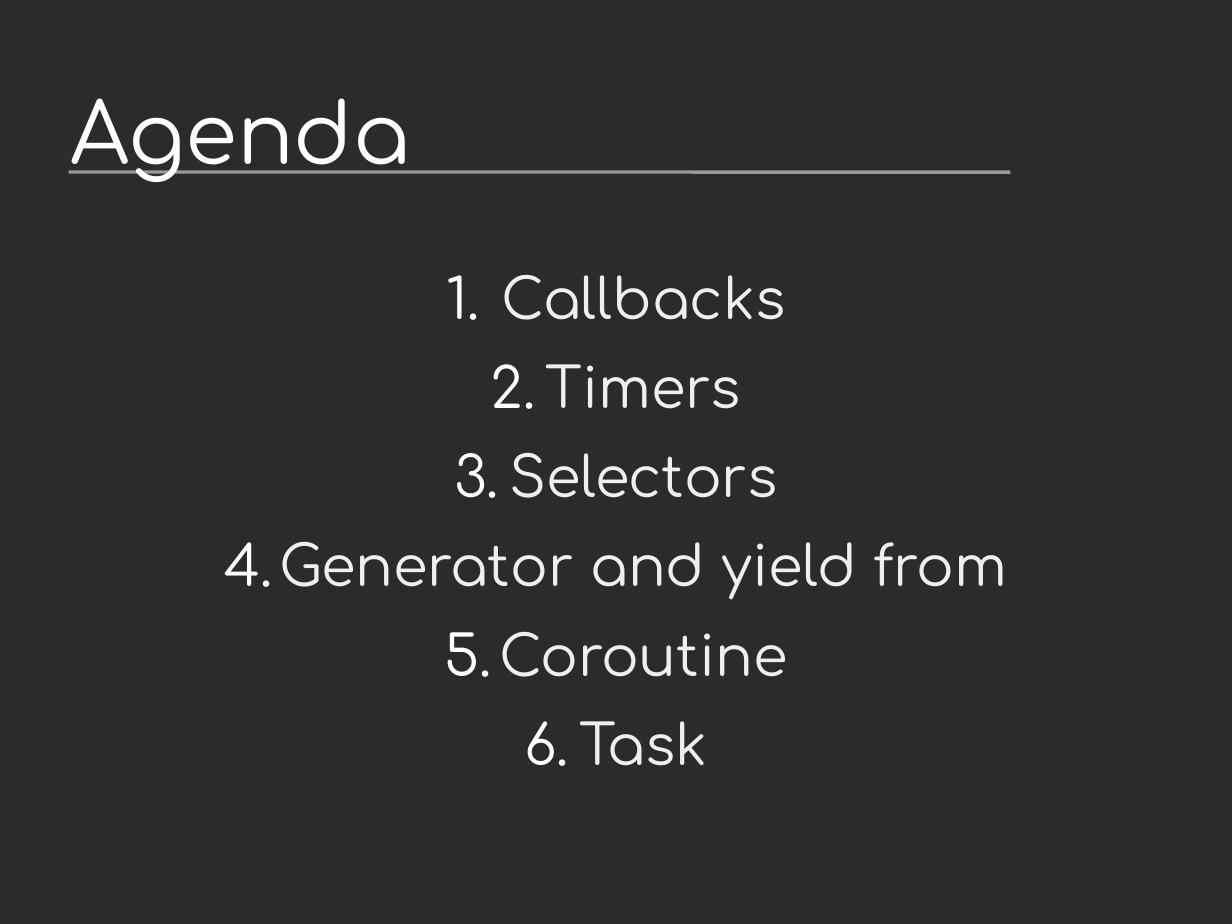
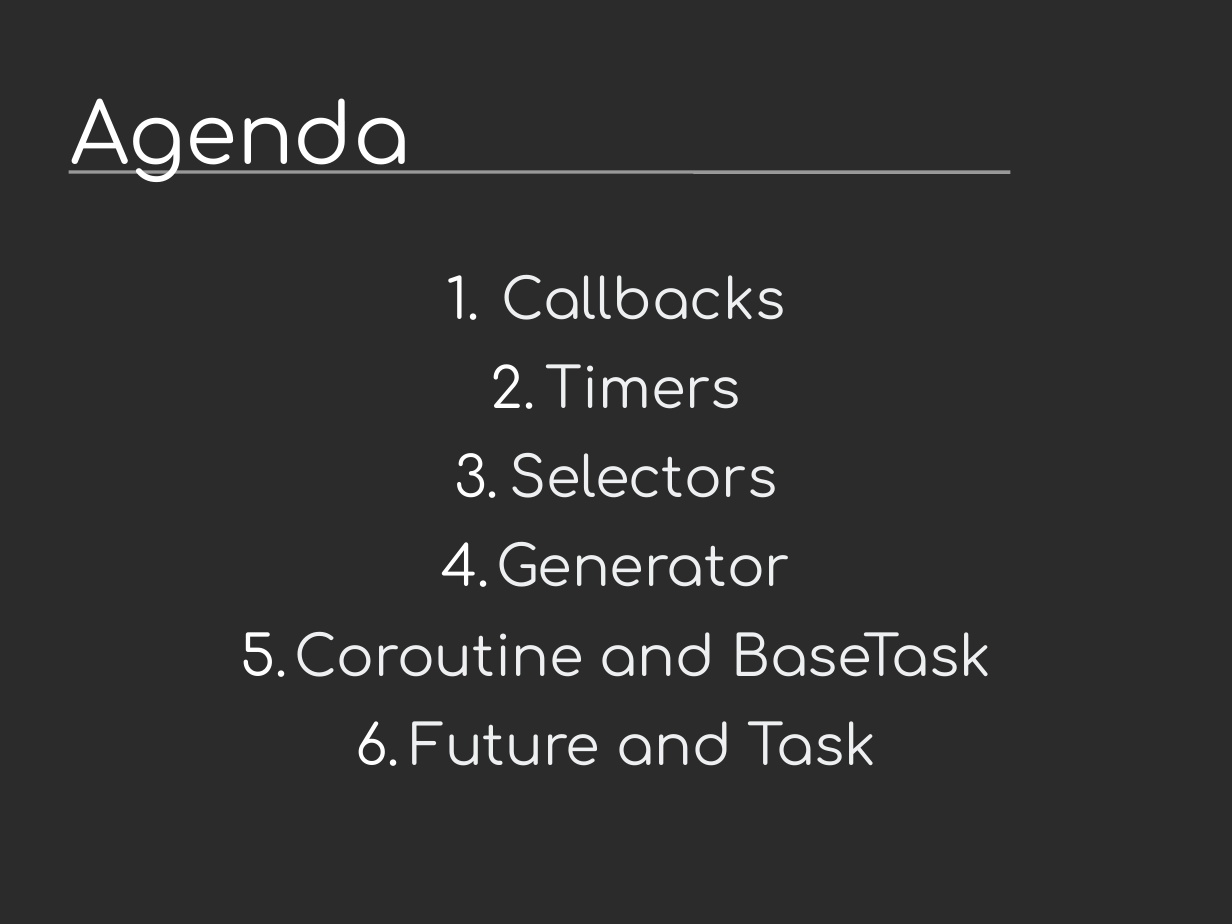
Before and after one commit to vstinner/talks, a slide deck: slide 4 of 2014-Pycon-Lyon/asyncio.odp. Drawn at 1232x924 pixels with LibreOffice and Linux fonts; fonts in the diff are those of the drawing; background and template pictures are left out; a plain dark background stands for a picture behind light text. Boxes give left, top, right and bottom in pixels: in the first picture for what was removed or moved away, otherwise in the second. Text is boxed around its words. In the diff, an @@ line names an element or a change of style, - is before the commit and + after.

```diff
--- a/2014-Pycon-Lyon/asyncio.odp
+++ b/2014-Pycon-Lyon/asyncio.odp
@@ text at box(295, 542, 991, 766): text changed @@
-4. Generator and yield from
-5. Coroutine
-6. Task
+4. Generator
+5. Coroutine and BaseTask
+6. Future and Task
```
Also in this commit, not shown: 13 slides added, 5 other files.
